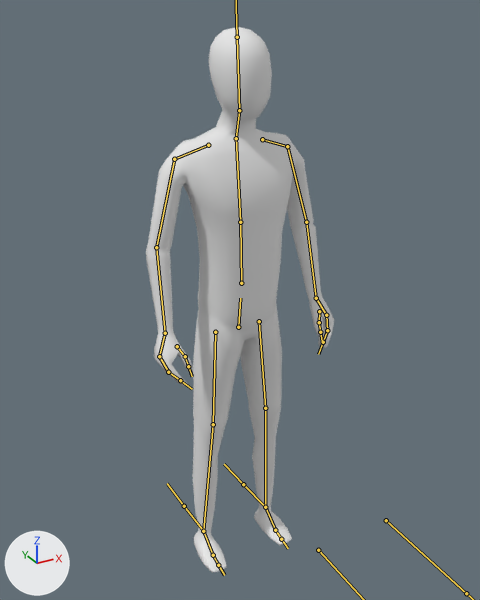
Renders of the FBX model Land of Leviathans/Assets/LandOfLeviathans/Models/man.fbx from each side of a commit.
Both versions are drawn from a 50 mm lens placed at (-0.946, -1.727, 1.852), pointed at (0.041, 0.067, 0.955). Arrows for +X, +Y and +Z are at lower left; the lights stay in place. The bones that bend it are drawn over the model as lines.
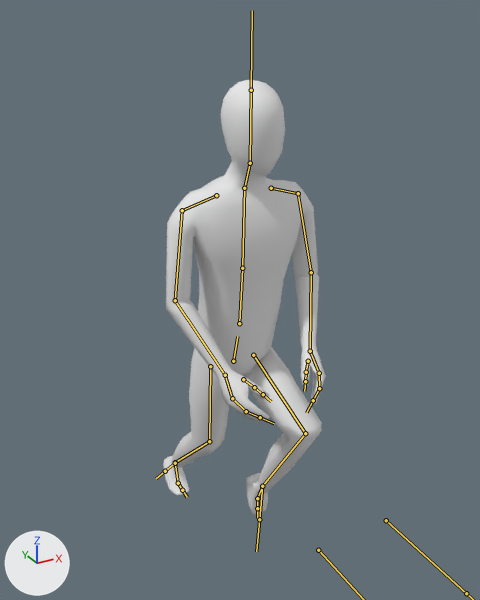
The newer file adds an action. The first version stands in its rest pose; the second is drawn at frame 13 of the action 'Armature|Run'.

The change, as a list of edits to the scene's bpy script:
```text
Change bone_hips:
    where bone_hips = bpy.data.objects['Armature'].pose.bones['hips']
    bone_hips.location: (0.0, 0.0, 0.0) -> (-0.02, -0.122, 0.014)
    bone_hips.rotation_quaternion: (1.0, 0.0, 0.0, 0.0) -> (0.997, 0.072, 0.0, 0.0)  # degrees (0, 0, 0) -> degrees (8, 0, 0)
Change bone_head:
    where bone_head = bpy.data.objects['Armature'].pose.bones['head']  # child of 'neck'
    bone_head.rotation_quaternion: (1.0, 0.0, 0.0, 0.0) -> (1.0, -0.016, 0.0, 0.0)  # degrees (0, 0, 0) -> degrees (-2, 0, 0)
Change bone_shoulder_l:
    where bone_shoulder_l = bpy.data.objects['Armature'].pose.bones['shoulder.L']  # child of 'chest'
    bone_shoulder_l.rotation_quaternion: (1.0, 0.0, 0.0, 0.0) -> (0.994, 0.058, -0.089, -0.001)  # degrees (0, 0, 0) -> degrees (7, -10, -1)
Change bone_upper_arm_l:
    where bone_upper_arm_l = bpy.data.objects['Armature'].pose.bones['upper arm.L']  # child of 'shoulder.L'
    bone_upper_arm_l.rotation_quaternion: (1.0, 0.0, 0.0, 0.0) -> (0.997, -0.01, -0.002, -0.07)  # degrees (0, 0, 0) -> degrees (-1, 0, -8)
Change bone_lower_arm_l:
    where bone_lower_arm_l = bpy.data.objects['Armature'].pose.bones['lower arm.L']  # child of 'upper arm.L'
    bone_lower_arm_l.rotation_quaternion: (1.0, 0.0, 0.0, 0.0) -> (0.973, 0.176, 0.102, -0.108)  # degrees (0, 0, 0) -> degrees (19, 14, -10)
Change bone_hand_l:
    where bone_hand_l = bpy.data.objects['Armature'].pose.bones['hand.L']  # child of 'lower arm.L'
    bone_hand_l.rotation_quaternion: (1.0, 0.0, 0.0, 0.0) -> (0.999, -0.016, 0.027, -0.014)  # degrees (0, 0, 0) -> degrees (-2, 3, -2)
Change bone_fingers01_l:
    where bone_fingers01_l = bpy.data.objects['Armature'].pose.bones['fingers01.L']  # child of 'hand.L'
    bone_fingers01_l.rotation_quaternion: (1.0, 0.0, 0.0, 0.0) -> (0.991, 0.005, 0.063, 0.12)  # degrees (0, 0, 0) -> degrees (1, 7, 14)
Change bone_thumb01_l:
    where bone_thumb01_l = bpy.data.objects['Armature'].pose.bones['thumb01.L']  # child of 'hand.L'
    bone_thumb01_l.rotation_quaternion: (1.0, 0.0, 0.0, 0.0) -> (0.992, 0.007, 0.056, 0.109)  # degrees (0, 0, 0) -> degrees (1, 6, 13)
Change bone_thumb02_l:
    where bone_thumb02_l = bpy.data.objects['Armature'].pose.bones['thumb02.L']  # child of 'thumb01.L'
    bone_thumb02_l.rotation_quaternion: (1.0, 0.0, 0.0, 0.0) -> (0.992, -0.002, -0.047, -0.113)  # degrees (0, 0, 0) -> degrees (0, -5, -13)
Change bone_shoulder_r:
    where bone_shoulder_r = bpy.data.objects['Armature'].pose.bones['shoulder.R']  # child of 'chest'
    bone_shoulder_r.rotation_quaternion: (1.0, 0.0, 0.0, 0.0) -> (0.994, 0.058, 0.089, 0.001)  # degrees (0, 0, 0) -> degrees (7, 10, 1)
Change bone_upper_arm_r:
    where bone_upper_arm_r = bpy.data.objects['Armature'].pose.bones['upper arm.R']  # child of 'shoulder.R'
    bone_upper_arm_r.rotation_quaternion: (1.0, 0.0, 0.0, 0.0) -> (0.997, -0.01, 0.002, 0.07)  # degrees (0, 0, 0) -> degrees (-1, 0, 8)
Change bone_lower_arm_r:
    where bone_lower_arm_r = bpy.data.objects['Armature'].pose.bones['lower arm.R']  # child of 'upper arm.R'
    bone_lower_arm_r.rotation_quaternion: (1.0, 0.0, 0.0, 0.0) -> (0.973, 0.176, -0.102, 0.108)  # degrees (0, 0, 0) -> degrees (19, -14, 10)
Change bone_hand_r:
    where bone_hand_r = bpy.data.objects['Armature'].pose.bones['hand.R']  # child of 'lower arm.R'
    bone_hand_r.rotation_quaternion: (1.0, 0.0, 0.0, 0.0) -> (0.999, -0.016, -0.027, 0.014)  # degrees (0, 0, 0) -> degrees (-2, -3, 2)
Change bone_fingers01_r:
    where bone_fingers01_r = bpy.data.objects['Armature'].pose.bones['fingers01.R']  # child of 'hand.R'
    bone_fingers01_r.rotation_quaternion: (1.0, 0.0, 0.0, 0.0) -> (0.991, 0.005, -0.063, -0.12)  # degrees (0, 0, 0) -> degrees (1, -7, -14)
Change bone_thumb01_r:
    where bone_thumb01_r = bpy.data.objects['Armature'].pose.bones['thumb01.R']  # child of 'hand.R'
    bone_thumb01_r.rotation_quaternion: (1.0, 0.0, 0.0, 0.0) -> (0.992, 0.007, -0.056, -0.109)  # degrees (0, 0, 0) -> degrees (1, -6, -13)
Change bone_thumb02_r:
    where bone_thumb02_r = bpy.data.objects['Armature'].pose.bones['thumb02.R']  # child of 'thumb01.R'
    bone_thumb02_r.rotation_quaternion: (1.0, 0.0, 0.0, 0.0) -> (0.992, -0.002, 0.047, 0.113)  # degrees (0, 0, 0) -> degrees (0, 5, 13)
Change bone_upper_leg_l:
    where bone_upper_leg_l = bpy.data.objects['Armature'].pose.bones['upper leg.L']  # child of 'hips'
    bone_upper_leg_l.rotation_quaternion: (1.0, 0.0, 0.0, 0.0) -> (0.798, 0.601, -0.04, -0.028)  # degrees (0, 0, 0) -> degrees (74, -2, -5)
Change bone_lower_leg_l:
    where bone_lower_leg_l = bpy.data.objects['Armature'].pose.bones['lower leg.L']  # child of 'upper leg.L'
    bone_lower_leg_l.rotation_quaternion: (1.0, 0.0, 0.0, 0.0) -> (0.671, -0.74, -0.007, 0.052)  # degrees (0, 0, 0) -> degrees (-95, 4, 5)
Change bone_foot_l:
    where bone_foot_l = bpy.data.objects['Armature'].pose.bones['foot.L']  # child of 'lower leg.L'
    bone_foot_l.rotation_quaternion: (1.0, 0.0, 0.0, 0.0) -> (0.909, -0.415, 0.046, -0.01)  # degrees (0, 0, 0) -> degrees (-49, 4, -3)
Change bone_upper_leg_r:
    where bone_upper_leg_r = bpy.data.objects['Armature'].pose.bones['upper leg.R']  # child of 'hips'
    bone_upper_leg_r.rotation_quaternion: (1.0, 0.0, 0.0, 0.0) -> (0.998, -0.028, 0.012, 0.057)  # degrees (0, 0, 0) -> degrees (-3, 2, 7)
Change bone_lower_leg_r:
    where bone_lower_leg_r = bpy.data.objects['Armature'].pose.bones['lower leg.R']  # child of 'upper leg.R'
    bone_lower_leg_r.rotation_quaternion: (1.0, 0.0, 0.0, 0.0) -> (0.963, -0.268, 0.005, -0.024)  # degrees (0, 0, 0) -> degrees (-31, 0, -3)
Change bone_toes_r:
    where bone_toes_r = bpy.data.objects['Armature'].pose.bones['toes.R']  # child of 'foot.R'
    bone_toes_r.rotation_quaternion: (1.0, 0.0, 0.0, 0.0) -> (0.917, 0.4, 0.0, 0.0)  # degrees (0, 0, 0) -> degrees (47, 0, 0)
```

Location of each change, (x1, y1, x2, y2) in pixels of the pictures (480 x 600 px):
'Cube', posed (13% narrower, 20% shorter)
    before: (146, 27, 334, 573)
    after: (163, 80, 326, 515)
bone 'hips', root to tip
    before: (238, 327) to (240, 298)
    after: (233, 361) to (237, 336)
bone 'head', root to tip
    before: (239, 110) to (237, 37)
    after: (250, 163) to (251, 90)
bone 'shoulder.L', root to tip
    before: (262, 139) to (287, 146)
    after: (271, 188) to (298, 193)
bone 'upper arm.L', root to tip
    before: (287, 146) to (306, 222)
    after: (298, 193) to (311, 272)
bone 'lower arm.L', root to tip
    before: (306, 222) to (316, 298)
    after: (311, 272) to (310, 351)
bone 'hand.L', root to tip
    before: (316, 298) to (325, 313)
    after: (310, 351) to (318, 370)
bone 'fingers01.L', root to tip
    before: (326, 315) to (327, 330)
    after: (319, 373) to (319, 388)
bone 'thumb01.L', root to tip
    before: (319, 311) to (319, 322)
    after: (308, 361) to (306, 372)
bone 'thumb02.L', root to tip
    before: (319, 322) to (320, 332)
    after: (306, 372) to (305, 381)
bone 'shoulder.R', root to tip
    before: (208, 145) to (174, 159)
    after: (216, 195) to (182, 210)
bone 'upper arm.R', root to tip
    before: (174, 159) to (156, 247)
    after: (182, 210) to (175, 300)
bone 'lower arm.R', root to tip
    before: (156, 247) to (165, 333)
    after: (175, 300) to (225, 375)
bone 'hand.R', root to tip
    before: (165, 333) to (160, 354)
    after: (225, 375) to (231, 396)
bone 'fingers01.R', root to tip
    before: (159, 356) to (168, 372)
    after: (232, 398) to (246, 411)
bone 'thumb01.R', root to tip
    before: (177, 346) to (185, 356)
    after: (243, 379) to (254, 387)
bone 'thumb02.R', root to tip
    before: (185, 356) to (188, 366)
    after: (254, 387) to (263, 394)
bone 'upper leg.L', root to tip
    before: (259, 321) to (265, 408)
    after: (253, 355) to (305, 433)
bone 'lower leg.L', root to tip
    before: (265, 408) to (265, 507)
    after: (305, 433) to (262, 486)
bone 'foot.L', root to tip
    before: (265, 507) to (275, 530)
    after: (262, 486) to (257, 498)
bone 'upper leg.R', root to tip
    before: (215, 332) to (213, 424)
    after: (210, 366) to (209, 441)
bone 'lower leg.R', root to tip
    before: (213, 424) to (203, 531)
    after: (209, 441) to (175, 462)
bone 'toes.R', root to tip
    before: (213, 555) to (218, 565)
    after: (178, 483) to (182, 490)
